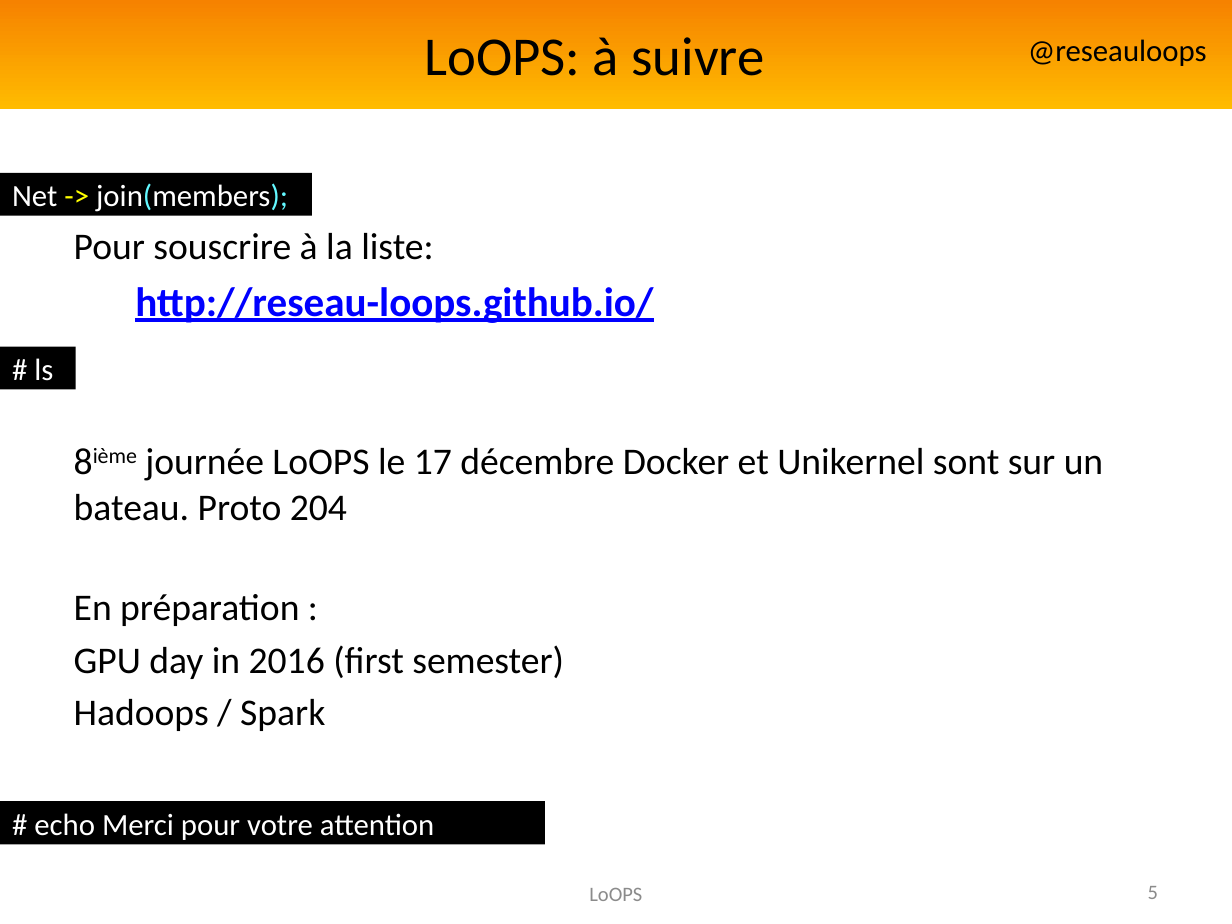
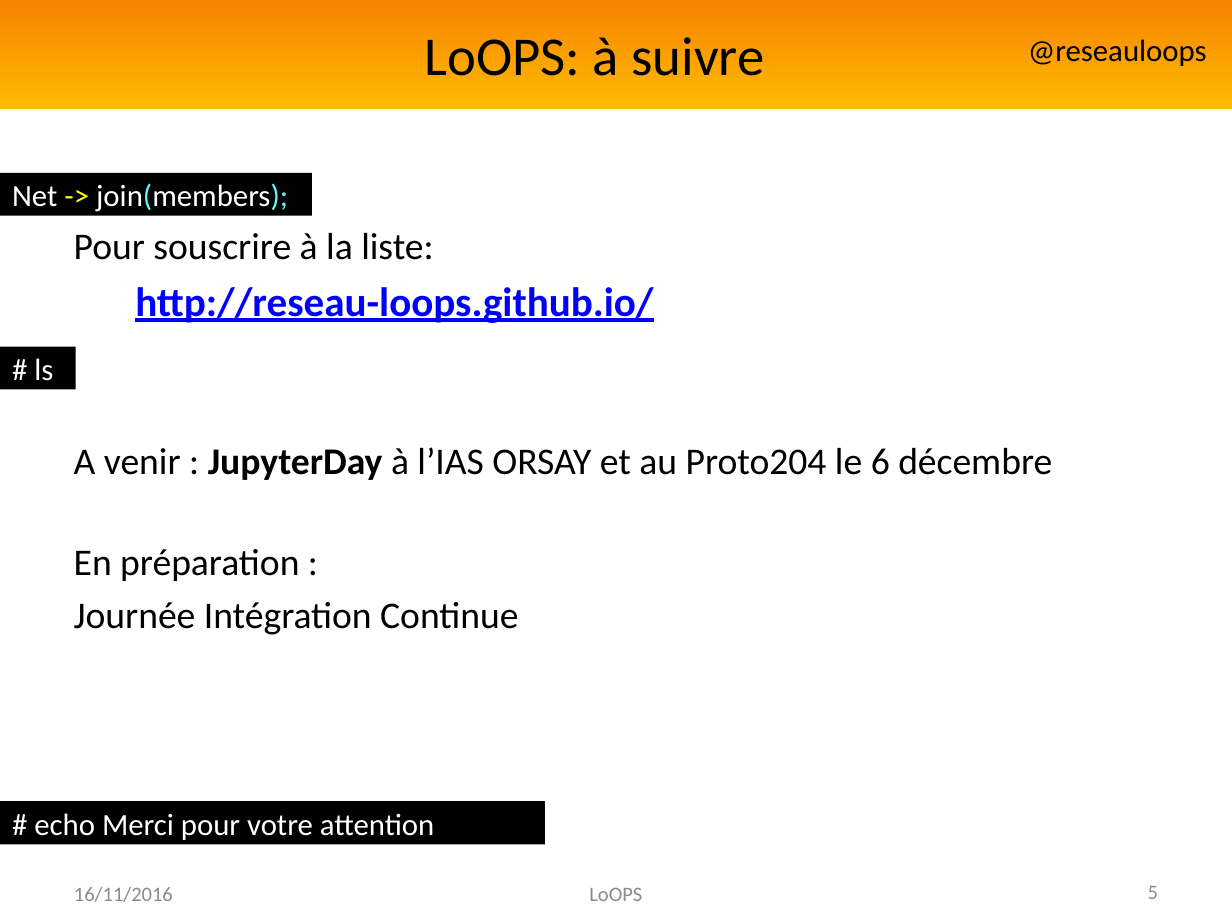
Before and after one commit to reseau-loops/reseau-loops.github.com, a slide deck: slide 5 of presentations/PrésentationLoOPSFrançais.pptx. Drawn at 1232x924 pixels with LibreOffice and Linux fonts; fonts in the diff are those of the drawing; background and template pictures are left out. Boxes give left, top, right and bottom in pixels: in the first picture for what was removed or moved away, otherwise in the second. Text is boxed around its words. In the diff, an @@ line names an element or a change of style, - is before the commit and + after.

```diff
--- a/presentations/PrésentationLoOPSFrançais.pptx
+++ b/presentations/PrésentationLoOPSFrançais.pptx
@@ text at <box>74,447,1052,480</box>: text changed @@
-8ième journée LoOPS le 17 décembre Docker et Unikernel sont sur un bateau. Proto 204
+A venir : JupyterDay à l’IAS ORSAY et au Proto204 le 6 décembre
@@ text at <box>74,602,518,635</box>: text changed @@
-GPU day in 2016 (first semester)
-Hadoops / Spark
+Journée Intégration Continue
@@ text added at <box>74,887,173,902</box>, 12 pt, text #8C8C8C @@
+16/11/2016
```
Also in this commit, not shown: 3 other slides changed.
